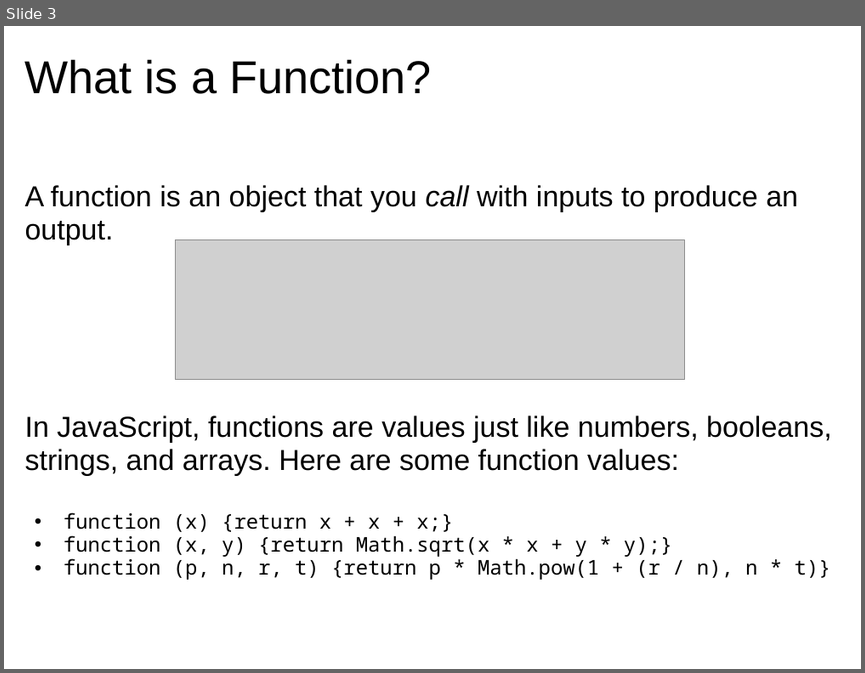
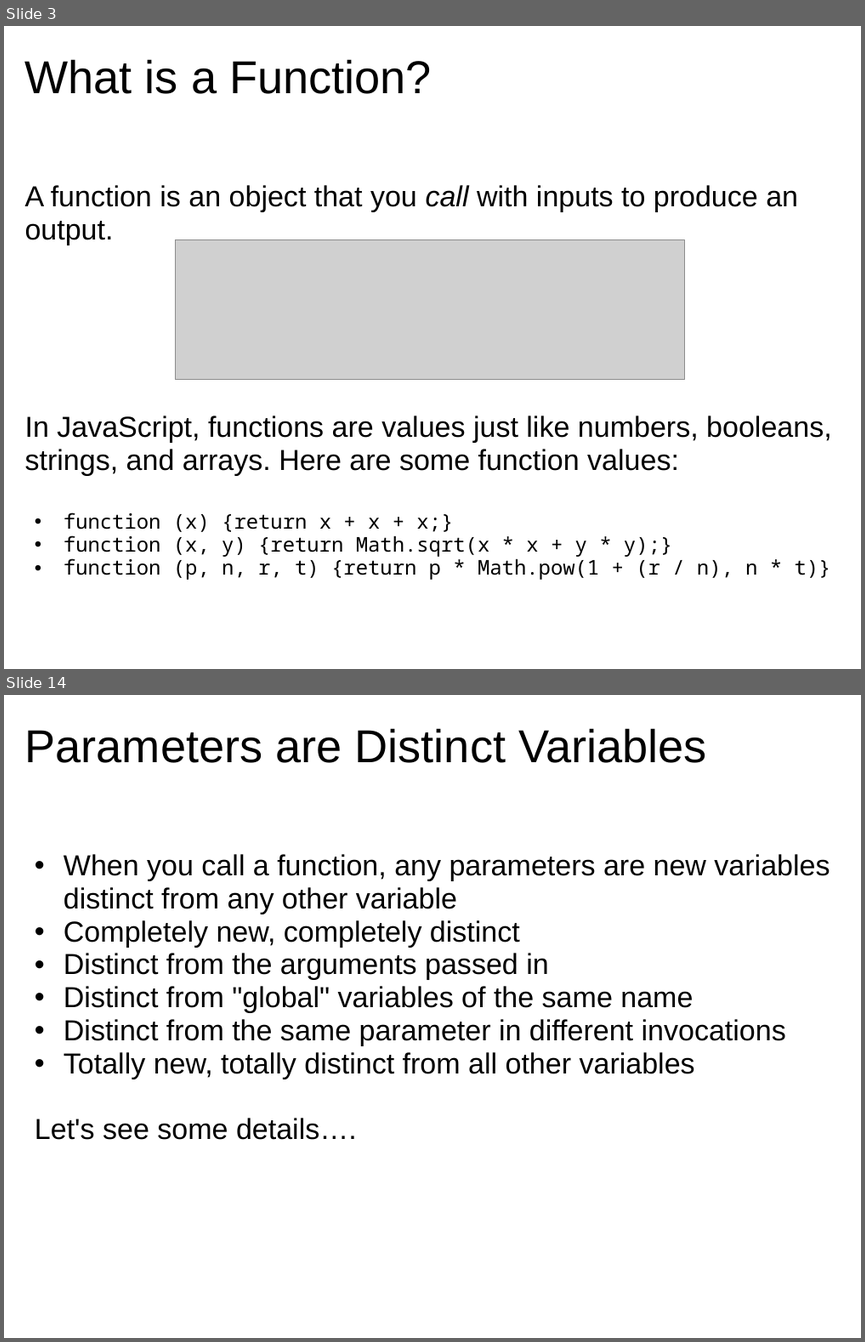
Before and after one commit to dondi/javascript-book, a slide deck: presentations/Chapter_5_Presentation.ppt. Shown one above the other, each under a label of ours: slide 3 before the commit, slides 3 and 14 after it; the slides between them are not shown. The pictures are 865x673 and 865x1342 pixels, drawn with LibreOffice and Linux fonts; fonts in the diff are those of the drawing; grey boxes stand for pictures; background and template pictures are left out. Boxes give left, top, right and bottom in pixels: in the first picture for what was removed or moved away, otherwise in the second. Text is boxed around its words. In the diff, an @@ line names an element or a change of style, - is before the commit and + after.

```diff
--- a/presentations/Chapter_5_Presentation.ppt
+++ b/presentations/Chapter_5_Presentation.ppt
@@ slide 14 added at (x1=4, y1=695, x2=861, y2=1338), background picture (left out) @@
@@ title added at (x1=25, y1=728, x2=707, y2=763), 43 pt, text #000000 @@
+Parameters are Distinct Variables
@@ text added at (x1=35, y1=854, x2=829, y2=1140), 27 pt, text #000000 @@
+  • When you call a function, any parameters are new variables distinct from any other variable
+  • Completely new, completely distinct
+  • Distinct from the arguments passed in
+  • Distinct from "global" variables of the same name
+  • Distinct from the same parameter in different invocations
+  • Totally new, totally distinct from all other variables
+  Let's see some details….
```
Also in this commit, not shown: 6 slides changed, 38 other slides added.
